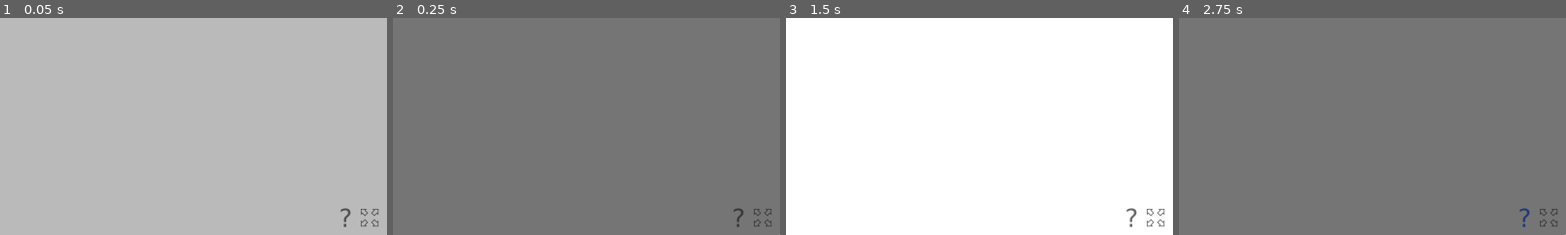
Above: before the commit, frames 1-4 (left to right).
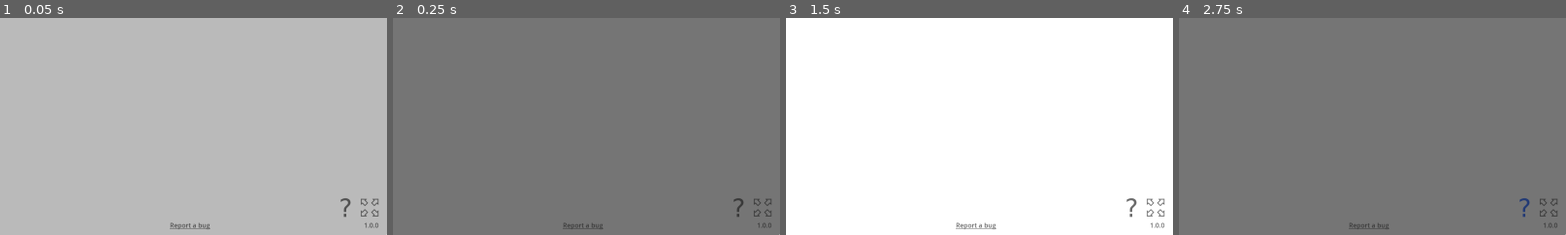
Above: after the commit, the same moments.

Repository: prvak/blind-map
Game: Godot game, scene res://Scenes/Main.tscn
Same seed, same stepped clock (60 frames per second), same inputs: the game is played once before the commit and once after it.
Inputs (mouse positions are % of the whole screen's width and height, from its top left; square brackets give the same spot before the commit, where the layout moved):
- Up to frame 1 (0.05 s): no input
- Up to frame 2 (0.25 s): no input
- Up to frame 3 (1.5 s): click (95, 94) [95, 96] at 0.5 s; click "English" at 1.25 s
- Up to frame 4 (2.75 s): click (95, 94) [95, 96] at 2 s
The pictures show only the part of the screen within x 50-100%, y 50-100%; the shares and areas given below are measured in that part.

The runs differ from the first frame. In frame 1, 0.5% of the frame differs, in the area x 43-98%, y 83-98%; in frame 2, 0.4%; in frame 3, 0.6%; in frame 4, 0.4%.

Commit message:
Add version number and link to github

Diff:
--- a/BlindMap/Resources/UiTheme.tres
+++ b/BlindMap/Resources/UiTheme.tres
@@ -21,6 +21,10 @@
 Button/fonts/font = ExtResource("1_lnubk")
 Label/colors/font_color = Color(0.411765, 0.411765, 0.411765, 1)
 Label/fonts/font = ExtResource("1_lnubk")
+LinkButton/colors/font_color = Color(0.411765, 0.411765, 0.411765, 1)
+LinkButton/colors/font_focus_color = Color(0.411765, 0.411765, 0.411765, 1)
+LinkButton/colors/font_hover_color = Color(0.184314, 0.415686, 1, 1)
+LinkButton/colors/font_pressed_color = Color(0.184314, 0.415686, 1, 1)
 OptionButton/colors/icon_focus_color = Color(0.411765, 0.411765, 0.411765, 1)
 OptionButton/colors/icon_hover_color = Color(0.184314, 0.415686, 1, 1)
 OptionButton/colors/icon_normal_color = Color(0.411765, 0.411765, 0.411765, 1)
--- a/BlindMap/Scenes/MainMenu.tscn
+++ b/BlindMap/Scenes/MainMenu.tscn
@@ -46,39 +46,68 @@
 [node name="LevelSetMenu" parent="MarginContainer/ScrollContainer/VBoxContainer" instance=ExtResource("3_ckurr")]
 layout_mode = 2
 
-[node name="MarginContainer2" type="MarginContainer" parent="."]
+[node name="MiscMenu" type="MarginContainer" parent="."]
 layout_mode = 1
 anchors_preset = 3
 anchor_left = 1.0
 anchor_top = 1.0
 anchor_right = 1.0
 anchor_bottom = 1.0
-offset_left = -76.0
-offset_top = -76.0
+offset_left = -548.0
+offset_top = -96.0
 grow_horizontal = 0
 grow_vertical = 0
 theme_override_constants/margin_right = 15
 theme_override_constants/margin_bottom = 10
 
-[node name="HBoxContainer" type="HBoxContainer" parent="MarginContainer2"]
+[node name="VBoxContainer" type="VBoxContainer" parent="MiscMenu"]
 layout_mode = 2
 
-[node name="HintsButton" type="MarginContainer" parent="MarginContainer2/HBoxContainer"]
+[node name="Buttons" type="HBoxContainer" parent="MiscMenu/VBoxContainer"]
+layout_mode = 2
+size_flags_horizontal = 8
+
+[node name="HintsButton" type="MarginContainer" parent="MiscMenu/VBoxContainer/Buttons"]
 layout_mode = 2
 
-[node name="HintsButton" type="Button" parent="MarginContainer2/HBoxContainer/HintsButton"]
+[node name="HintsButton" type="Button" parent="MiscMenu/VBoxContainer/Buttons/HintsButton"]
 layout_mode = 2
+tooltip_text = "Help"
 focus_mode = 0
 theme = ExtResource("7_663un")
 icon = ExtResource("8_fog4h")
 flat = true
 icon_alignment = 1
 
-[node name="FullscreenButton" type="MarginContainer" parent="MarginContainer2/HBoxContainer"]
+[node name="FullscreenButton" type="MarginContainer" parent="MiscMenu/VBoxContainer/Buttons"]
 layout_mode = 2
 
-[node name="FullscreenButton" parent="MarginContainer2/HBoxContainer/FullscreenButton" instance=ExtResource("3_eydbb")]
+[node name="FullscreenButton" parent="MiscMenu/VBoxContainer/Buttons/FullscreenButton" instance=ExtResource("3_eydbb")]
 layout_mode = 2
+
+[node name="Texts" type="HBoxContainer" parent="MiscMenu/VBoxContainer"]
+layout_mode = 2
+
+[node name="MarginContainer" type="MarginContainer" parent="MiscMenu/VBoxContainer/Texts"]
+layout_mode = 2
+theme_override_constants/margin_left = 10
+
+[node name="BugReportLink" type="LinkButton" parent="MiscMenu/VBoxContainer/Texts/MarginContainer"]
+layout_mode = 2
+theme = ExtResource("7_663un")
+text = "Report a bug"
+uri = "https://github.com/prvak/blind-map/issues"
+
+[node name="MarginContainer2" type="MarginContainer" parent="MiscMenu/VBoxContainer/Texts"]
+layout_mode = 2
+size_flags_horizontal = 3
+theme_override_constants/margin_right = 5
+
+[node name="VersionLabel" type="Label" parent="MiscMenu/VBoxContainer/Texts/MarginContainer2"]
+layout_mode = 2
+size_flags_horizontal = 10
+theme = ExtResource("7_663un")
+text = "1.0.0"
 
 [node name="AreaSelection" type="MarginContainer" parent="."]
 layout_mode = 2
@@ -113,4 +142,4 @@
 [node name="AreaItem" parent="AreaSelection/VBoxContainer/ScrollContainer/CenterContainer/VBoxContainer" instance=ExtResource("3_osmh3")]
 layout_mode = 2
 
-[connection signal="pressed" from="MarginContainer2/HBoxContainer/HintsButton/HintsButton" to="." method="_on_hints_button_pressed"]
+[connection signal="pressed" from="MiscMenu/VBoxContainer/Buttons/HintsButton/HintsButton" to="." method="_on_hints_button_pressed"]
